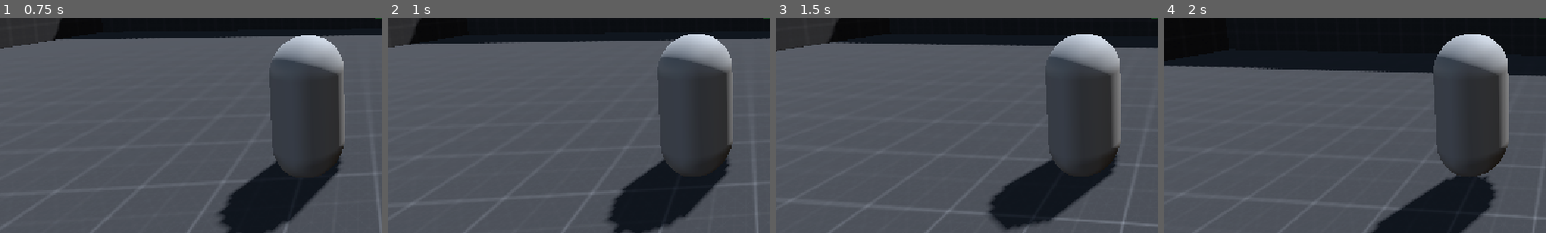
Above: before the commit, frames 1-4 (left to right).
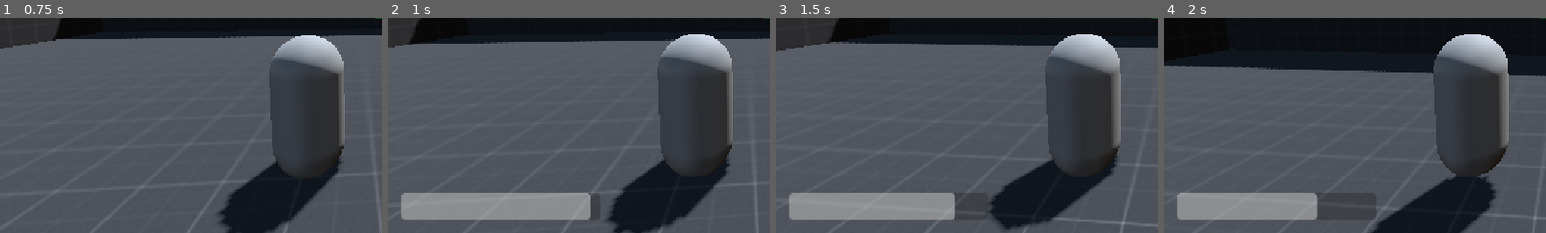
Above: after the commit, the same moments.

Repository: alavanzasp-code/IJStudio
Game: Godot game, scene res://Test Area (World)/test_area.tscn
Two runs of this game, one before a commit and one after it. Both use one fixed random seed, a clock stepped at 60 frames per second and the inputs below.
Inputs (mouse positions are % of the whole screen's width and height, from its top left):
- Up to frame 1 (0.75 s): tap Enter at 0.5 s; move the mouse to (55, 50) at 0.52 s; hold W (up) from 0.53 s (still down); tap F (grapple) at 0.6 s; click (55, 50) at 0.67 s
- Up to frame 2 (1 s): keep holding W (up); tap Space (jump) at 0.77 s
- Up to frame 3 (1.5 s): keep holding W (up); move the mouse to (45, 50) at 1.27 s; tap Ctrl (slide) at 1.35 s
- Up to frame 4 (2 s): keep holding W (up); tap Space (jump) at 1.52 s
The pictures show only the part of the screen within x 0-50%, y 50-100%; the shares and areas given below are measured in that part.

Frame 1 is identical in both runs. In frame 2, 6.2% of the frame differs, in the area x 3-55%, y 81-94%; in frame 3, 5.5%; in frame 4, 4.7%.

Commit message:
added cooldown bar when using grapple

Diff:
--- a/Test Area (World)/player_(test).tscn
+++ b/Test Area (World)/player_(test).tscn
@@ -43,11 +43,12 @@
 script = ExtResource("3_chhr")
 
 [node name="GrappleCooldown" type="ProgressBar" parent="UI"]
+anchor_top = 1.0
+anchor_bottom = 1.0
 offset_left = 20.0
-offset_top = -42.0
-offset_right = 120.0
+offset_top = -60.0
+offset_right = 320.0
 offset_bottom = -20.0
-grow_horizontal = 1
 grow_vertical = 0
 mouse_filter = 2
 max_value = 1.0
